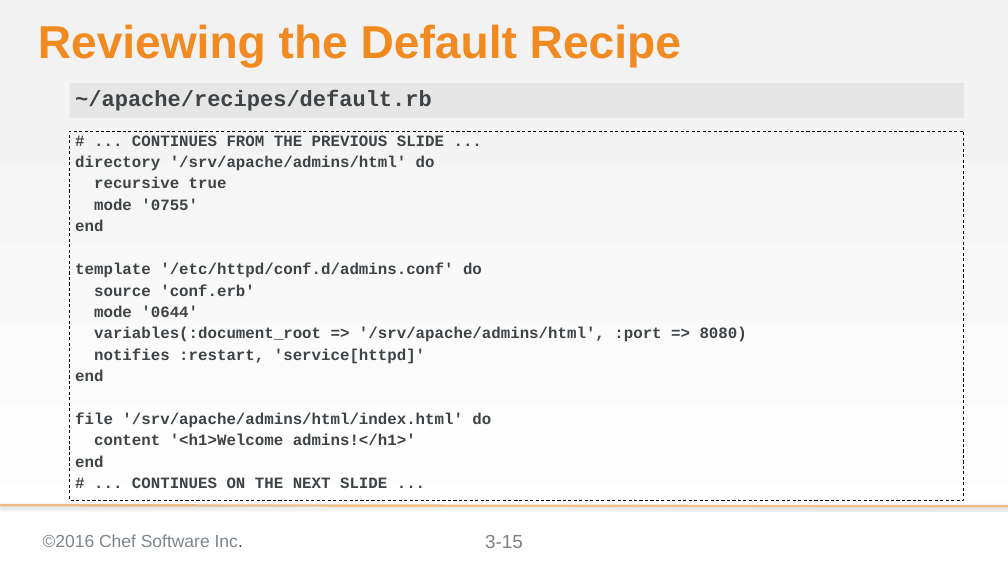
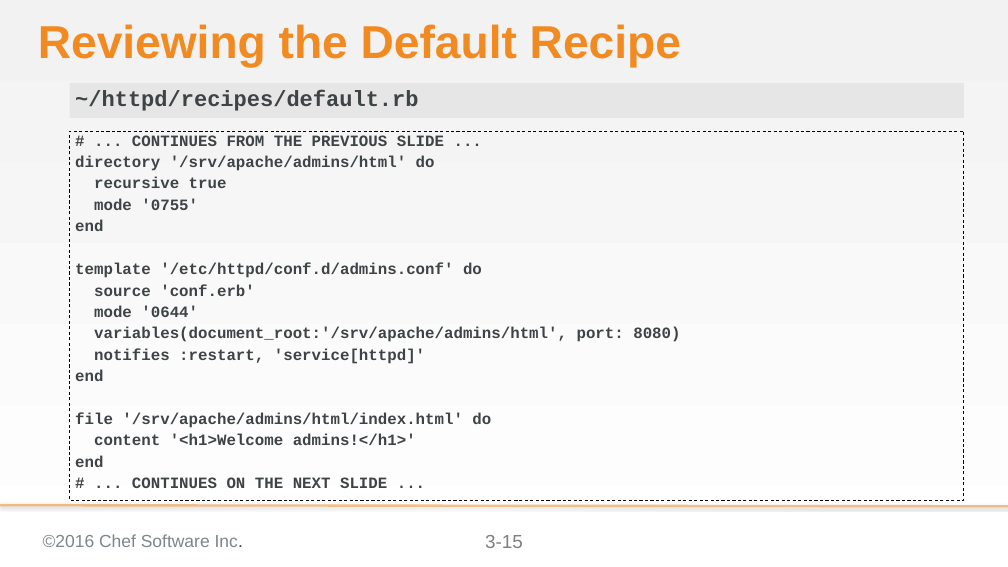
Before and after one commit to chef-training/extending_cookbooks, a slide deck: slide 15 of 03-creating_a_custom_resource.pptx. Drawn at 1008x567 pixels with LibreOffice and Linux fonts; fonts in the diff are those of the drawing; background and template pictures are left out. Boxes give left, top, right and bottom in pixels: in the first picture for what was removed or moved away, otherwise in the second. Text is boxed around its words. In the diff, an @@ line names an element or a change of style, - is before the commit and + after.

Commit message:
Updates to InSpec, the output, cookbook name, and hash syntax
* Changed ServerSpec to InSpec
* Changed ouput to show InSpec feedback from Test Kitchen
* Updated ChefSpec output as well though it was only warnings that were removed
* Renamed the cookbook to 'httpd' so that it works with the TDD content
* Decided to use the newer Ruby hash syntax in all locations

```diff
--- a/03-creating_a_custom_resource.pptx
+++ b/03-creating_a_custom_resource.pptx
@@ text at [75,90,418,111]: text changed @@
-~/apache/recipes/default.rb
+~/httpd/recipes/default.rb
@@ text at [94,327,680,342]: text changed @@
-variables(:document_root => '/srv/apache/admins/html', :port => 8080)
+variables(document_root:'/srv/apache/admins/html', port: 8080)
```
Also in this commit, not shown: 41 other slides changed.
